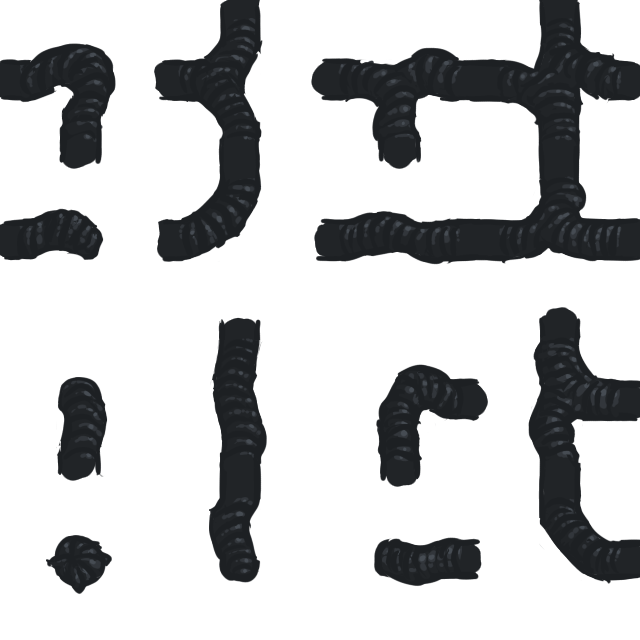
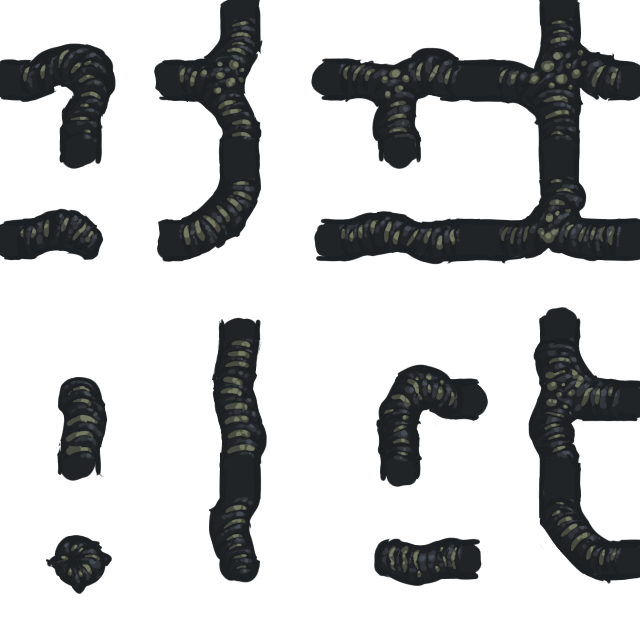
Layered file, before and after one edit (640x640). Changes by layer:
added group "VentTube" with 7 layers above "JellyTube" over [20, 20, 619, 578]
added group "Group 6" (60%) with 2 layers in group "VentTube" over [20, 20, 619, 578]
added layer "Paint Layer 7" in group "Group 6" over [20, 20, 619, 576]
added layer "Paint Layer 5" in group "Group 6" over [20, 20, 619, 578]
added layer "Paint Layer 1" (1st of 2, in "VentTube") in group "VentTube" over [20, 20, 619, 578]
added layer "Paint Layer 3" (1st of 2, in "VentTube") in group "VentTube" over [20, 20, 619, 578]
added layer "Paint Layer 2" (1st of 2, in "VentTube") in group "VentTube" over [20, 20, 619, 578]
moved "Paint Layer 1" (2nd of 2, in "JellyTube") into group "JellyTube", painted on it over [20, 20, 619, 578]
moved "Paint Layer 3" (2nd of 2, in "JellyTube") into group "JellyTube", painted on it over [20, 20, 619, 578]
moved "Paint Layer 2" (2nd of 2, in "JellyTube") into group "JellyTube", painted on it over [20, 20, 619, 578]
